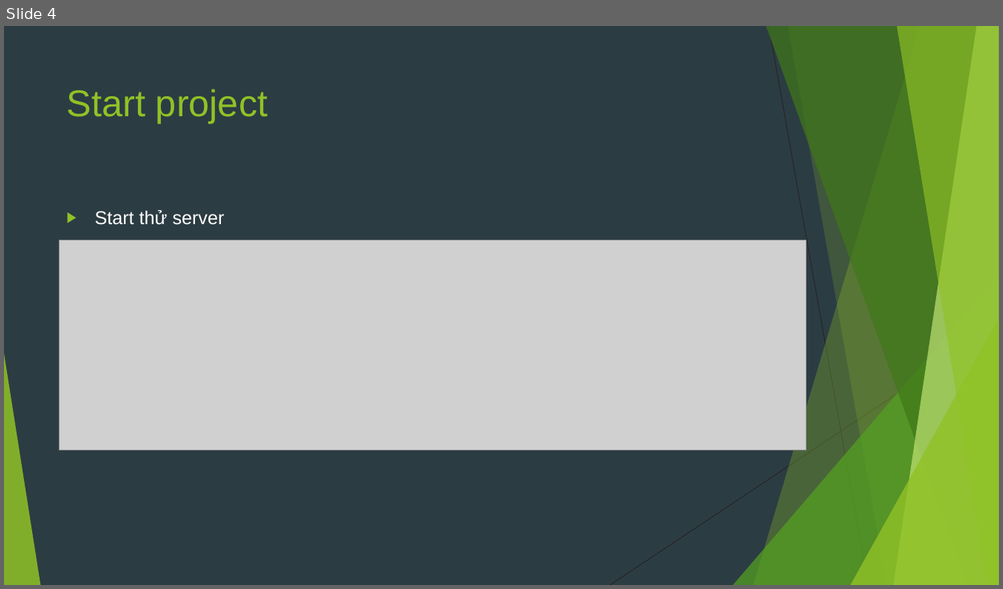
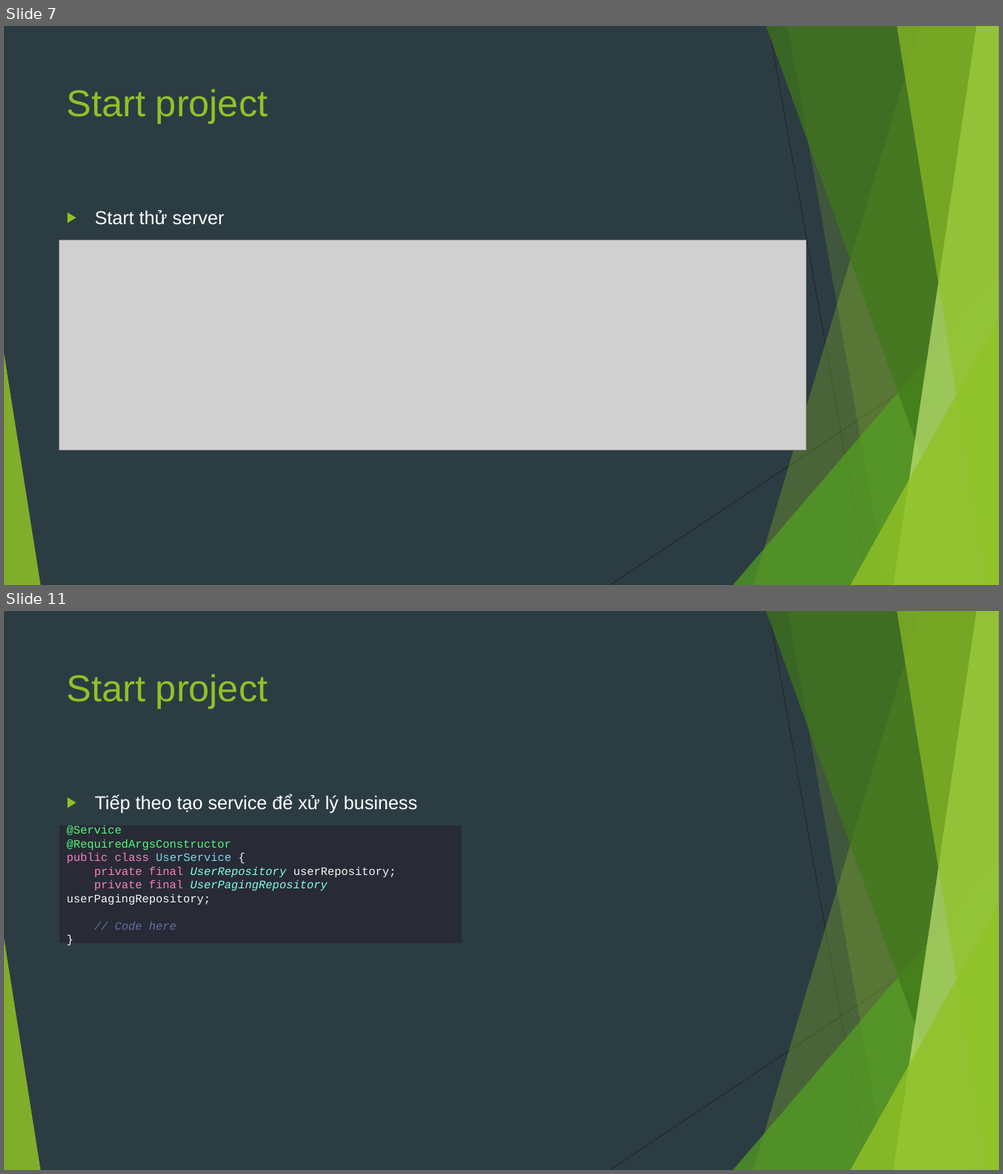
Before and after one commit to sobbingwind/SpringBoot, a slide deck: 06.Spring Data JDBC.pptx. Shown one above the other, each under a label of ours: slide 4 before the commit, slides 7 and 11 after it; the slides between them are not shown. The pictures are 1003x589 and 1003x1174 pixels, drawn with LibreOffice and Linux fonts; fonts in the diff are those of the drawing; grey boxes stand for pictures. Boxes give left, top, right and bottom in pixels: in the first picture for what was removed or moved away, otherwise in the second. Text is boxed around its words. In the diff, an @@ line names an element or a change of style, - is before the commit and + after.

```diff
--- a/06.Spring Data JDBC.pptx
+++ b/06.Spring Data JDBC.pptx
@@ slide 11 added at <box>4,611,999,1170</box>, background #2C3C43; not listed: 10 template elements that a slide beside it also shows @@
@@ title added at <box>67,674,267,709</box>, 36 pt, text #90C226 @@
+Start project
@@ text added at <box>95,795,417,814</box>, 18 pt, text #FFFFFF @@
+▶ Tiếp theo tạo service để xử lý business
@@ rectangle added at <box>60,826,461,944</box>, fill #282A36, 11 pt, text #F8F8F2 @@
+@Service
+@RequiredArgsConstructor
+public class UserService {
+private final UserRepository userRepository;
+private final UserPagingRepository userPagingRepository;
+// Code here
+}
@@ what was slide 4 is now slide 7 @@
```
Also in this commit, not shown: 18 other slides added.
